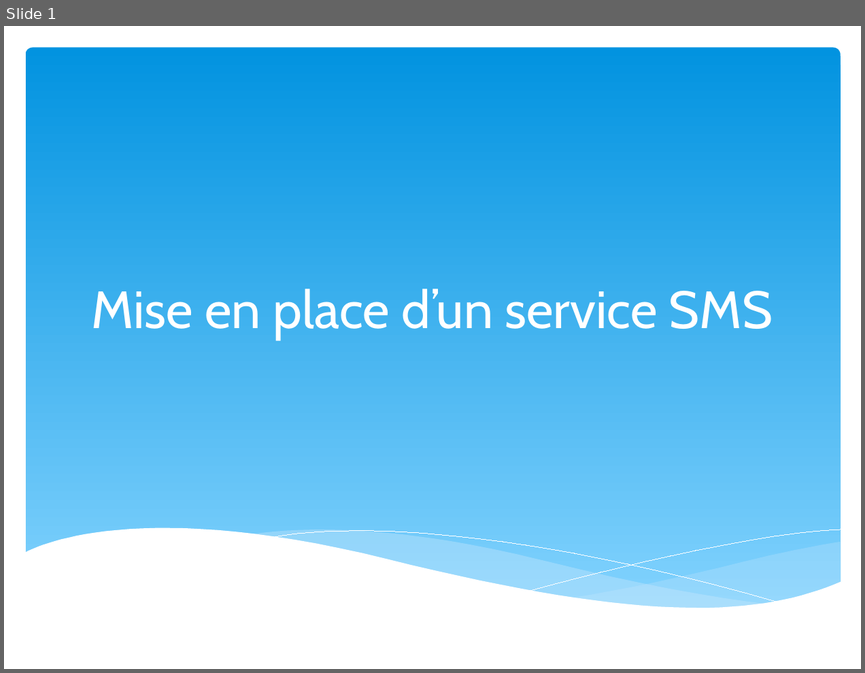
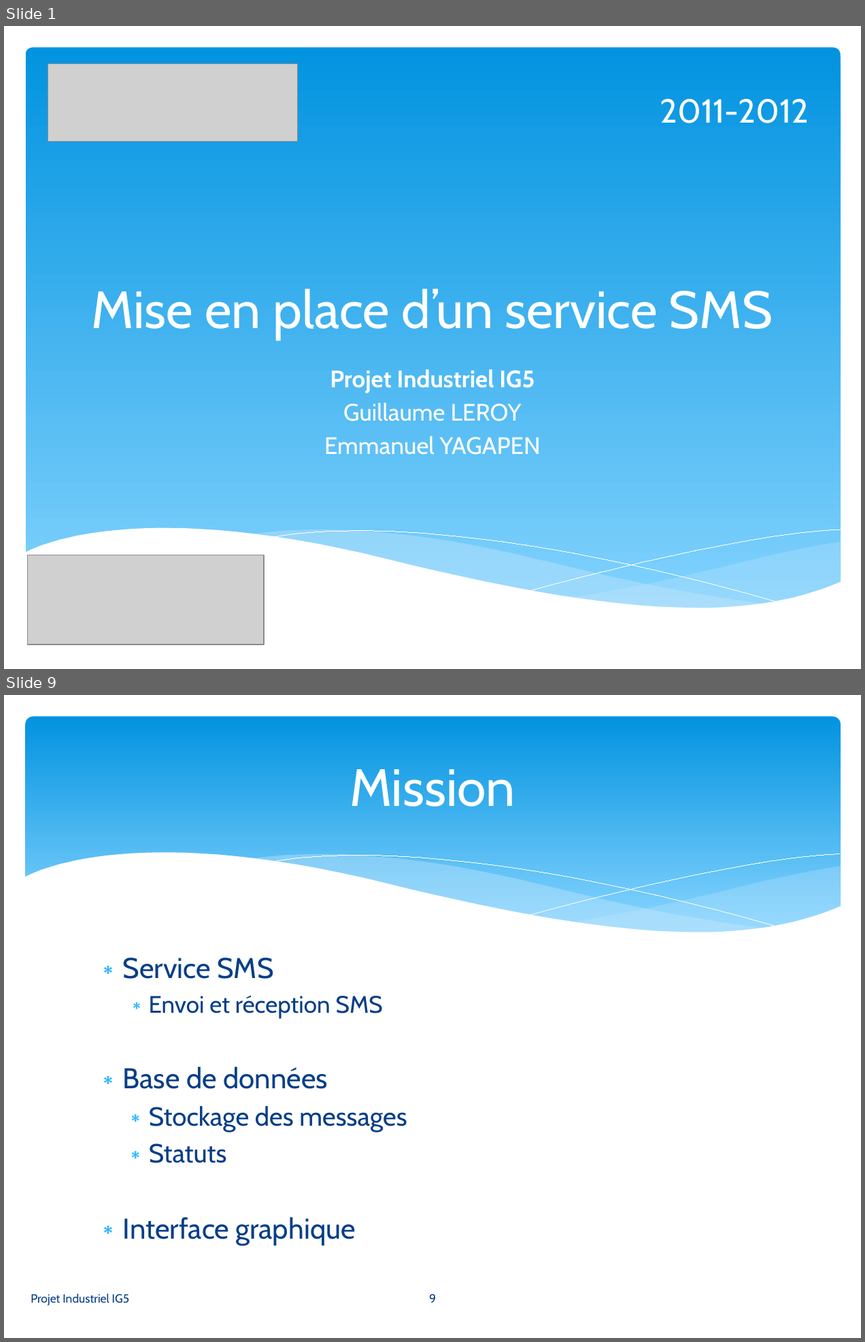
Before and after one commit to gyagapen/Synox, a slide deck: Docs/Powerpoint/Presentation_synox_v1.pptx. Shown one above the other, each under a label of ours: slide 1 before the commit, slides 1 and 9 after it; the slides between them are not shown. The pictures are 865x673 and 865x1342 pixels, drawn with LibreOffice and Linux fonts; fonts in the diff are those of the drawing; grey boxes stand for pictures. Boxes give left, top, right and bottom in pixels: in the first picture for what was removed or moved away, otherwise in the second. Text is boxed around its words. In the diff, an @@ line names an element or a change of style, - is before the commit and + after.

```diff
--- a/Docs/Powerpoint/Presentation_synox_v1.pptx
+++ b/Docs/Powerpoint/Presentation_synox_v1.pptx
@@ slide 9 added at [4, 695, 861, 1338], background #FFFFFF @@
@@ rounded rectangle added at [26, 717, 840, 948], fill gradient #0293E0 to #83D3FE @@
@@ title added at [349, 769, 515, 807], 44 pt, text #FFFFFF @@
+Mission
@@ group added at [24, 853, 841, 977]: 5 freeform shapes @@
@@ text added at [123, 957, 407, 1245], 24 pt, text #073E87 @@
+∗ Service SMS
+    ∗ Envoi et réception SMS
+∗ Base de données
+  ∗ Stockage des messages
+  ∗ Statuts
+∗ Interface graphique
@@ text added at [31, 1293, 130, 1305], 10 pt, text #073E87 @@
+Projet Industriel IG5
@@ page number added at [429, 1293, 436, 1302], 10 pt, text #073E87 @@
+9
@@ slide 1 changed as well @@
@@ picture added at [48, 63, 297, 142] @@
@@ text added at [660, 99, 808, 123], 28 pt, text #FFFFFF @@
+2011-2012
@@ subtitle added at [324, 369, 541, 454], 20 pt, text #FFFFFF @@
+Projet Industriel IG5
+Guillaume LEROY
+Emmanuel YAGAPEN
@@ picture added at [28, 554, 264, 643] @@
```
Also in this commit, not shown: 24 other slides added, 1 slide removed, 2 other files.
